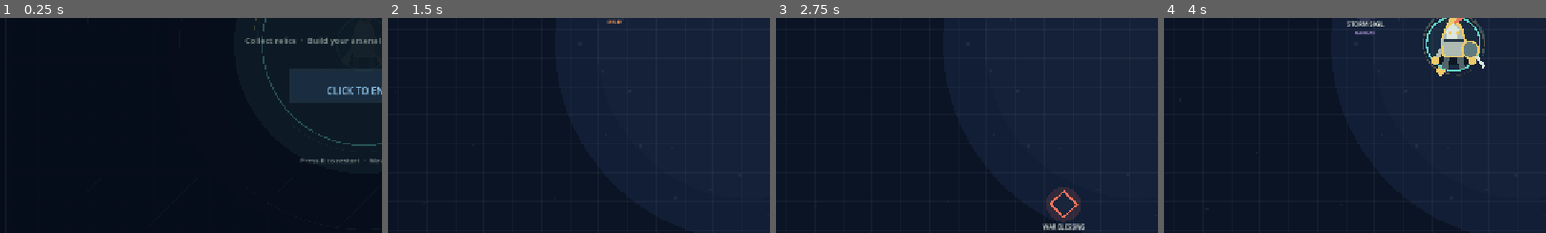
Above: before the commit, frames 1-4 (left to right).
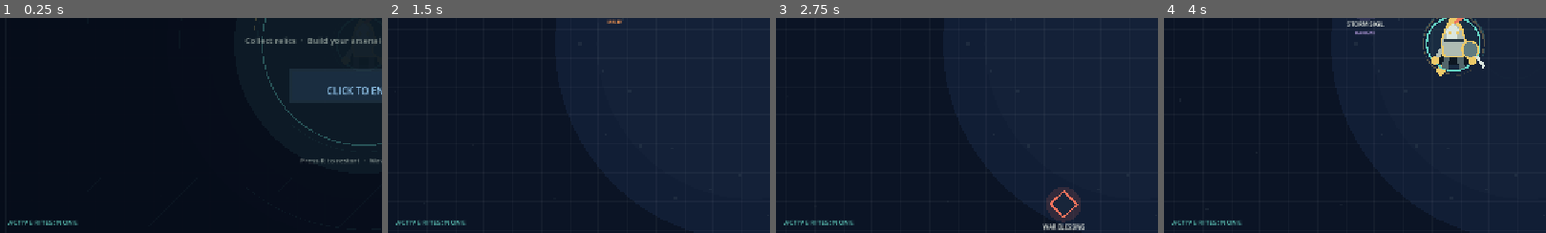
Above: after the commit, the same moments.

Repository: domaki7/new-project
Game: Godot game, scene res://main.tscn
Same seed, same stepped clock (60 frames per second), same inputs: the game is played once before the commit and once after it.
Inputs (mouse positions are % of the whole screen's width and height, from its top left):
- Up to frame 1 (0.25 s): no input
- Up to frame 2 (1.5 s): tap Enter at 0.5, 0.8, 1.35 s; move the mouse to (72, 45) at 0.52 s; hold D 0.53-1.28 s; tap R at 0.6 s; click (72, 45) at 0.67 s; tap Space (ui_select) at 0.77, 1.25 s; move the mouse to (30, 55) at 1.27 s; hold S from 1.28 s (still down); click (30, 55) at 1.42 s
- Up to frame 3 (2.75 s): tap Space (ui_select) at 1.52 s; tap R at 1.55, 2.1 s; move the mouse to (60, 28) at 2.02 s; release S at 2.03 s; hold D from 2.03 s (still down); click (60, 28) at 2.17 s; tap Enter at 2.3 s
- Up to frame 4 (4 s): tap Enter at 2.75, 2.85, 3.8 s; move the mouse to (45, 70) at 2.77 s; release D at 2.78 s; hold W 2.78-3.53 s; click (45, 70) at 2.92 s; tap Space (ui_select) at 3.02, 3.77 s; tap R at 3.05, 3.6 s; move the mouse to (80, 65) at 3.52 s; hold A from 3.53 s (still down); click (80, 65) at 3.67 s
The pictures show only the part of the screen within x 2-52%, y 44-94%; the shares and areas given below are measured in that part.

The runs differ from the first frame. In frame 1, 0.3% of the frame differs, in the area x 2-21%, y 94-97%; in frame 2, 0.3%; in frame 3, 0.3%; in frame 4, 0.3%.
Error before the commit: Invalid access to property or key 'strength' on a base object of type 'Dictionary'. (res://main.gd:1002)
Error after the commit: Invalid access to property or key 'strength' on a base object of type 'Dictionary'. (res://main.gd:1022)

Commit message:
Show active ascension rites

Diff:
--- a/godot/main.gd
+++ b/godot/main.gd
@@ -72,6 +72,7 @@
 var cooldown_multiplier := 1.0
 var critical_chance := 0.0
 var vitality_regen := 0.0
+var run_pickup_range := 0.0
 var mode := "start"
 var mouse_position := Vector2.ZERO
 var menu_transition := 0.0
@@ -194,6 +195,7 @@
     hud_labels["title"] = make_label(layer, Vector2(44, 31), "CROWN OF THE ABSOLUTE", 24, Color("f2f0d0"))
     hud_labels["stats"] = make_label(layer, Vector2(650, 32), "", 14, Color("edc968"))
     hud_labels["status"] = make_label(layer, Vector2(44, 122), "", 13, Color("63d1c2"))
+    hud_labels["rites"] = make_label(layer, Vector2(44, 650), "", 12, Color("63d1c2"))
     hud_labels["build"] = make_label(layer, Vector2(44, 675), "", 13, Color("aebbb2"))
     hud_labels["help"] = make_label(layer, Vector2(875, 675), "WASD / ARROWS  ·  SPACE DASH  ·  R RESTART", 12, Color("879b9b"))
 
@@ -211,6 +213,13 @@
     var dash_text: String = "DASH READY" if dash_cooldown <= 0.0 else "DASH %.1fs" % dash_cooldown
     hud_labels["stats"].text = "VESSEL %02d     ESSENCE %03d     WAVE %02d / 05     VITALITY %03d     %s" % [level, essence, wave, max(0, int(player.health)), dash_text]
     hud_labels["status"].text = status
+    var rites: Array[String] = []
+    if run_damage_multiplier > 1.0: rites.append("DMG x%.2f" % run_damage_multiplier)
+    if cooldown_multiplier < 1.0: rites.append("HASTE %d%%" % int((1.0 - cooldown_multiplier) * 100.0))
+    if critical_chance > 0.0: rites.append("CRIT %d%%" % int(critical_chance * 100.0))
+    if vitality_regen > 0.0: rites.append("REGEN +%.0f" % vitality_regen)
+    if run_pickup_range > 0.0: rites.append("RANGE +%.0f" % run_pickup_range)
+    hud_labels["rites"].text = "ACTIVE RITES: %s" % ("  ·  ".join(rites) if not rites.is_empty() else "NONE")
     hud_labels["build"].text = "PATH: %s     ACTIVE WEAPONS: %s / %d     %s" % [weapon_family if not weapon_family.is_empty() else "UNARMED", ", ".join(equipped) if not equipped.is_empty() else "NONE", MAX_WEAPONS, "CROWN COINS: %d" % crown_coins]
 
 func load_meta() -> void:
@@ -233,6 +242,16 @@
     var config := ConfigFile.new()
     if config.load(meta_file) == OK:
         for node in config.get_value("paths", weapon_family, []): unlocked_nodes[node] = true
+    refresh_upgrade_effects()
+
+func refresh_upgrade_effects() -> void:
+    run_damage_multiplier = 1.0
+    cooldown_multiplier = 1.0
+    critical_chance = 0.0
+    vitality_regen = 0.0
+    run_pickup_range = 0.0
+    for id in unlocked_nodes:
+        if UPGRADES.has(id): apply_upgrade(id)
 
 func save_path_nodes() -> void:
     if weapon_family.is_empty(): return
@@ -250,6 +269,7 @@
     cooldown_multiplier = 1.0
     critical_chance = 0.0
     vitality_regen = 0.0
+    run_pickup_range = 0.0
     level = 1; essence = 0; wave = 1; boss_spawned = false; run_kills = 0; run_coins_earned = 0; player_hit_flash = 0.0 …(451 unchanged characters)…
     weapon_family = ""; spawn_timer = 0.0; pickup_timer = 0.0; ascension_options.clear()
     player = {"position": ARENA_SIZE * 0.5, "health": 85.0 + meta_health * 12.0, "max_health": 85.0 + meta_health * 12.0, "speed": 235.0}
@@ -340,7 +360,7 @@
     for pickup in pickups.duplicate():
         pickup.life -= get_process_delta_time()
         var pickup_distance: float = player.position.distance_to(pickup.position)
-        var magnet_radius: float = 110.0 + meta_range * 12.0
+        var magnet_radius: float = 110.0 + meta_range * 12.0 + run_pickup_range
         if pickup_distance < magnet_radius and pickup_distance > 42.0:
             pickup.position = pickup.position.move_toward(player.position, (180.0 + meta_range * 20.0) * get_process_delta_time())
         if player.position.distance_to(pickup.position) < 40.0 + meta_range * 12.0:
@@ -373,7 +393,7 @@
     if id == "WAR BLESSING": run_damage_multiplier *= 1.25
     elif id == "QUICKENED RITE": cooldown_multiplier *= 0.82
     elif id == "IRON SOUL": player.max_health += 35.0; player.health = player.max_health
-    elif id == "GRAVITY HAND": meta_range += 1
+    elif id == "GRAVITY HAND": run_pickup_range += 20.0
     elif id == "ARSENAL MASTERY": run_damage_multiplier *= 1.18
     elif id == "EXECUTIONER RITE": critical_chance += 0.15
     elif id == "BLOOD OF STARS": vitality_regen += 2.0
